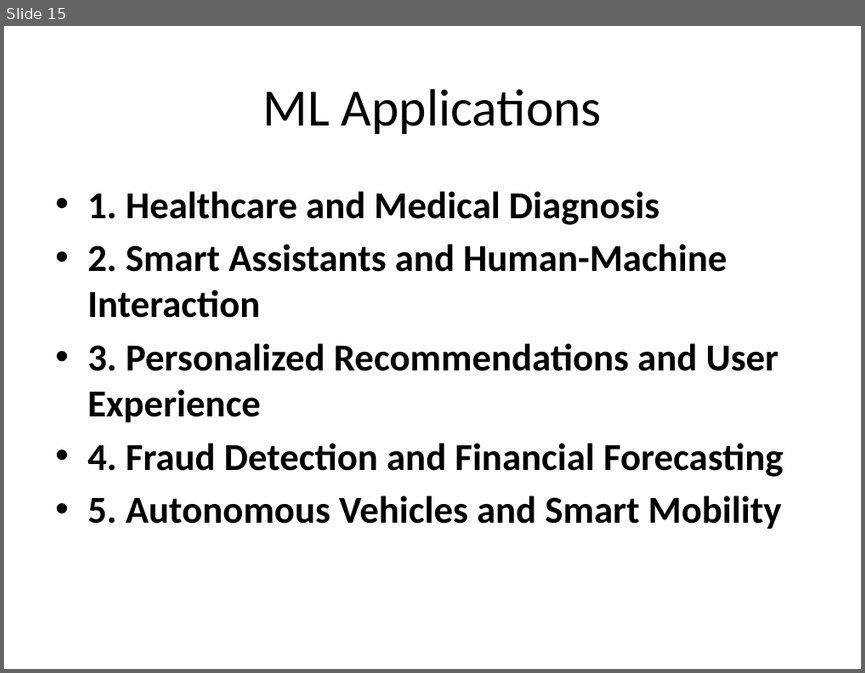
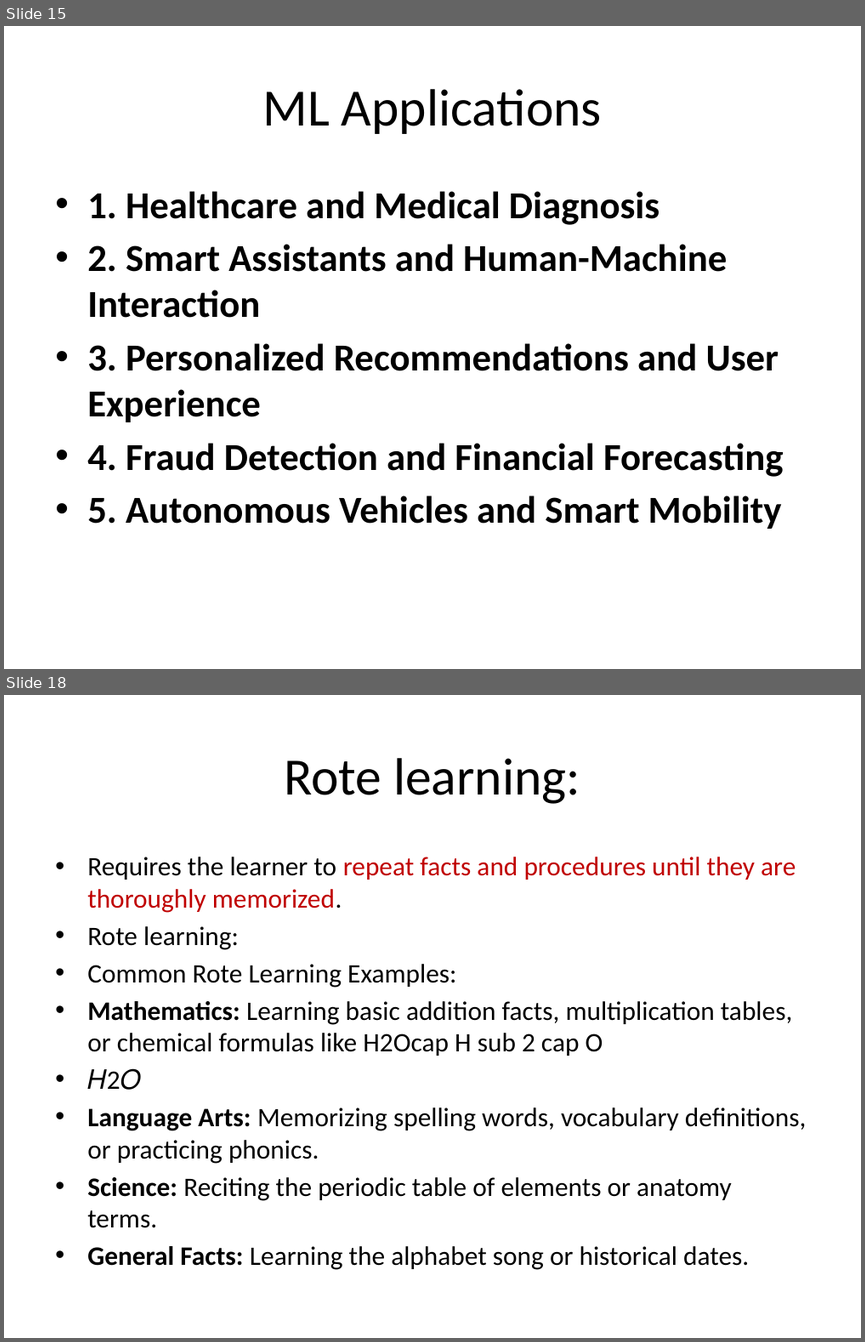
Before and after one commit to devipriyak/2025_VI_sem_CSE_B_LBRCE, a slide deck: Evolution of ML.pptx. Shown one above the other, each under a label of ours: slide 15 before the commit, slides 15 and 18 after it; the slides between them are not shown. The pictures are 865x673 and 865x1342 pixels, drawn with LibreOffice and Linux fonts; fonts in the diff are those of the drawing. Boxes give left, top, right and bottom in pixels: in the first picture for what was removed or moved away, otherwise in the second. Text is boxed around its words. In the diff, an @@ line names an element or a change of style, - is before the commit and + after.

```diff
--- a/Evolution of ML.pptx
+++ b/Evolution of ML.pptx
@@ slide 18 added at (x1=4, y1=695, x2=861, y2=1338), background #FFFFFF @@
@@ title added at (x1=284, y1=758, x2=580, y2=804), 44 pt, text #000000 @@
+Rote learning:
@@ text added at (x1=87, y1=857, x2=806, y2=1270), 22.4 pt, text #000000 @@
+• Requires the learner to repeat facts and procedures until they are thoroughly memorized.
+• Rote learning:
+• Common Rote Learning Examples:
+• Mathematics: Learning basic addition facts, multiplication tables, or chemical formulas like H2Ocap H sub 2 cap O
+• 𝐻2𝑂
+• Language Arts: Memorizing spelling words, vocabulary definitions, or practicing phonics.
+• Science: Reciting the periodic table of elements or anatomy terms.
+• General Facts: Learning the alphabet song or historical dates.
```
Also in this commit, not shown: 15 other slides added.
